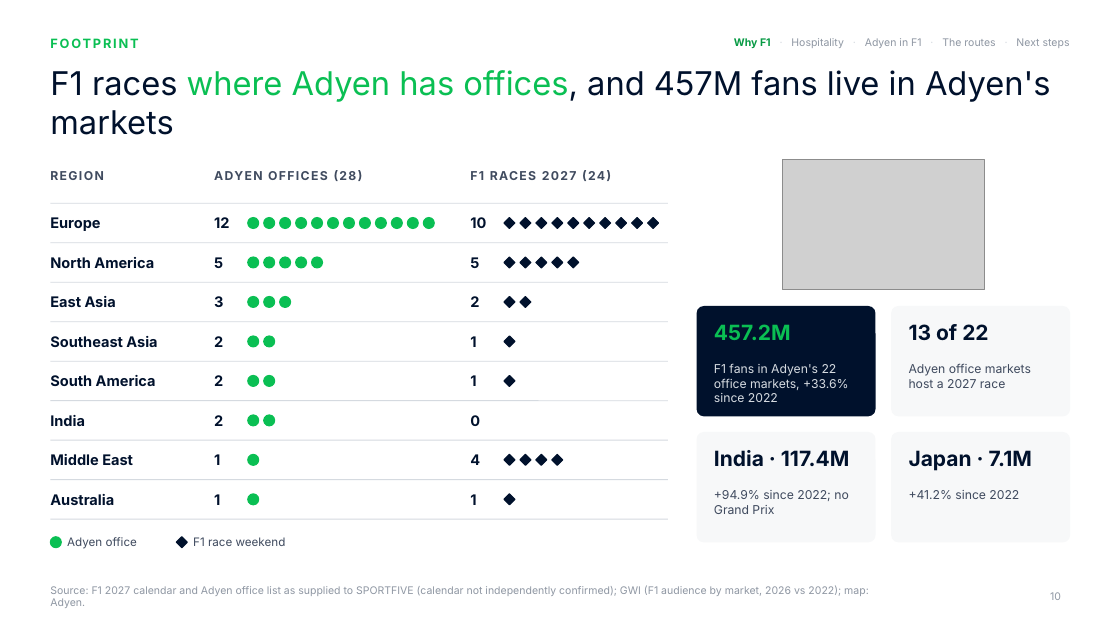
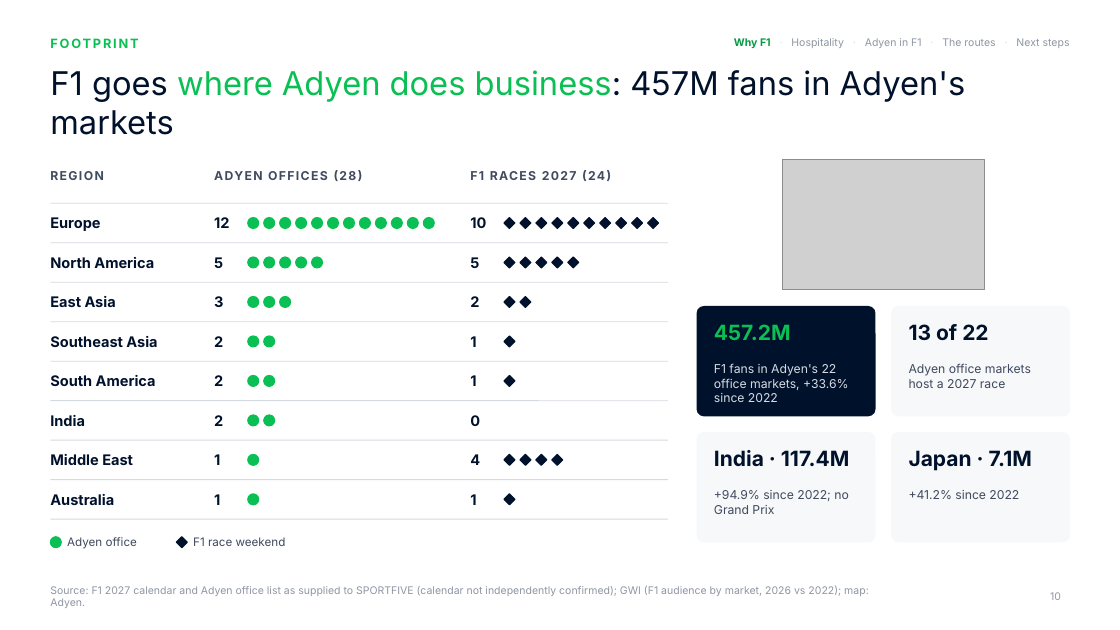
Before and after one commit to rahulgopalan42/rg42, a slide deck: slide 10 of adyen-f1-deck/Adyen x F1 - Chairman deck 8.pptx. Drawn at 1120x630 pixels with LibreOffice and Linux fonts; fonts in the diff are those of the drawing; grey boxes stand for pictures; background and template pictures are left out. Boxes give left, top, right and bottom in pixels: in the first picture for what was removed or moved away, otherwise in the second. Text is boxed around its words. In the diff, an @@ line names an element or a change of style, - is before the commit and + after.

```diff
--- a/adyen-f1-deck/Adyen x F1 - Chairman deck 8.pptx
+++ b/adyen-f1-deck/Adyen x F1 - Chairman deck 8.pptx
@@ title at (x1=50, y1=70, x2=966, y2=135): text changed @@
-F1 races where Adyen has offices, and 457M fans live in Adyen's markets
+F1 goes where Adyen does business: 457M fans in Adyen's markets
```
Also in this commit, not shown: 15 other slides changed, 4 slides added, 1 slide removed, 7 other files.
